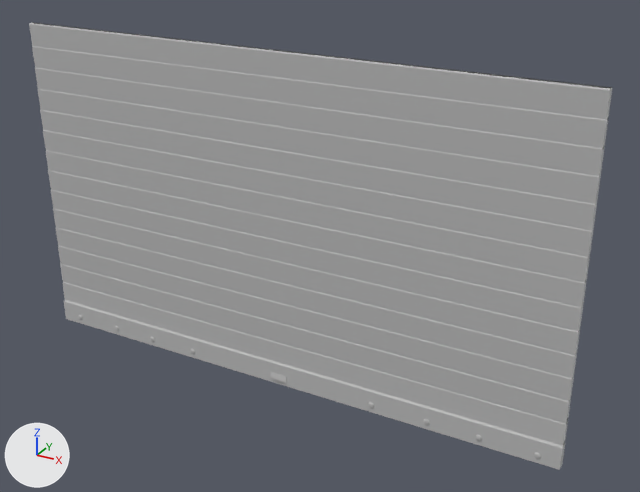
What one commit did to the FBX model Assets/Global/Art/Architecture/DoorGarage10m.fbx.
The view is the same before and after, from a camera (50 mm lens) standing at (7.45, -12.03, 8.94) and looking at (0.7, 0.25, 2.8). Lighting does not change. The marker at lower left points along +X, +Y and +Z. Where no turn or scale is listed for an object, it has been applied to the vertices.

Before the edit, the objects in view are built like this:
```python
me_doorgarage10m = bpy.data.meshes.new('DoorGarage10m')
me_doorgarage10m.from_pydata(...)  # 1576 vertices, 1292 faces; spans x -5.24..5.24, y -0.12..0.12, z 0.0..6.13
me_doorgarage10m.materials.append(mat_lambert)  # grey #bcbcbc
ob_doorgarage10m = bpy.data.objects.new('DoorGarage10m', me_doorgarage10m)
ob_doorgarage10m.location = (0.0, 0.0, 0.0)
```
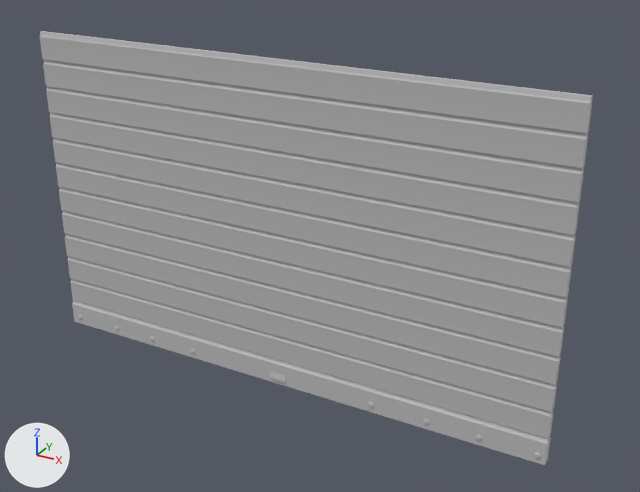
Edits to the bpy script that builds the scene:
```text
Change me_doorgarage10m:
    used by ob_doorgarage10m; location = (0.0, 0.0, 0.0)
    remove me_doorgarage10m.from_pydata(...)  # 1576 vertices, 1292 faces; spans x -5.24..5.24, y -0.12..0.12, z 0.0..6.13
    add me_doorgarage10m.from_pydata(...)  # 1624 vertices, 1328 faces; spans x -5.0..5.0, y -0.12..0.12, z 0.0..6.0
    me_doorgarage10m part 1: the loose piece of 36 vertices spanning x -5.24..5.24, y -0.06..0.07, z 0.43..0.93 is rebuilt with 36 vertices and now spans x -5.0..5.0, y -0.06..0.06, z 0.5..1.0
    me_doorgarage10m part 2: the loose piece of 36 vertices spanning x -5.24..5.24, y -0.09..0.09, z 0.0..0.5 is rebuilt with 36 vertices and now spans x -5.0..5.0, y -0.09..0.09, z 0.0..0.5
    me_doorgarage10m part 3: the loose piece of 24 vertices spanning x -5.24..5.24, y -0.06..0.07, z 4.89..5.33 is rebuilt with 36 vertices and now spans x -5.0..5.0, y -0.06..0.06, z 5.0..5.5
    me_doorgarage10m part 4: the loose piece of 24 vertices spanning x -5.24..5.24, y -0.06..0.07, z 3.28..3.71 is rebuilt with 36 vertices and now spans x -5.0..5.0, y -0.06..0.06, z 3.0..3.5
    me_doorgarage10m part 5: the loose piece of 24 vertices spanning x -5.24..5.24, y -0.06..0.07, z 2.87..3.3 is rebuilt with 36 vertices and now spans x -5.0..5.0, y -0.06..0.06, z 2.5..3.0
    me_doorgarage10m part 6: the loose piece of 24 vertices spanning x -5.24..5.24, y -0.06..0.07, z 1.65..2.08 is rebuilt with 36 vertices and now spans x -5.0..5.0, y -0.06..0.06, z 1.5..2.0
    me_doorgarage10m part 7: the loose piece of 24 vertices spanning x -5.24..5.24, y -0.06..0.07, z 1.25..1.68 is rebuilt with 36 vertices and now spans x -5.0..5.0, y -0.06..0.06, z 1.0..1.5
    me_doorgarage10m part 8: the loose piece of 24 vertices spanning x -5.24..5.24, y -0.06..0.07, z 5.29..5.73 is rebuilt with 36 vertices and now spans x -5.0..5.0, y -0.06..0.06, z 5.5..6.0
    me_doorgarage10m part 9: the loose piece of 24 vertices spanning x -5.24..5.24, y -0.06..0.07, z 3.68..4.12 is rebuilt with 36 vertices and now spans x -5.0..5.0, y -0.06..0.06, z 3.5..4.0
    me_doorgarage10m part 10: the loose piece of 24 vertices spanning x -5.24..5.24, y -0.06..0.07, z 2.06..2.49 is rebuilt with 36 vertices and now spans x -5.0..5.0, y -0.06..0.06, z 2.0..2.5
    me_doorgarage10m part 11: the loose piece of 24 vertices spanning x -5.24..5.24, y -0.06..0.07, z 4.08..4.52 is rebuilt with 36 vertices and now spans x -5.0..5.0, y -0.06..0.06, z 4.0..4.5
    me_doorgarage10m part 12: the loose piece of 24 vertices spanning x -5.24..5.24, y -0.06..0.07, z 4.49..4.92 is rebuilt with 36 vertices and now spans x -5.0..5.0, y -0.06..0.06, z 4.5..5.0
    me_doorgarage10m part 13: the loose piece of 24 vertices spanning x -5.24..5.24, y -0.06..0.07, z 5.7..6.13 is deleted
    me_doorgarage10m part 14: the loose piece of 24 vertices spanning x -5.24..5.24, y -0.06..0.07, z 2.46..2.89 is deleted
    me_doorgarage10m part 15: the loose piece of 24 vertices spanning x -5.24..5.24, y -0.06..0.07, z 0.84..1.27 is deleted
```

What differs and where, as boxes [x1, y1, x2, y2] in the pictures (640 x 492 px):
'DoorGarage10m', reshaped
    before: [29, 22, 612, 470]
    after: [40, 31, 593, 465]
part 1 of me_doorgarage10m, rebuilt
    before: [63, 282, 568, 445]
    after: [70, 278, 553, 439]
part 2 of me_doorgarage10m, rebuilt
    before: [64, 300, 565, 470]
    after: [72, 300, 551, 465]
part 3 of me_doorgarage10m, rebuilt
    before: [35, 68, 605, 177]
    after: [43, 59, 588, 168]
part 4 of me_doorgarage10m, rebuilt
    before: [46, 150, 590, 283]
    after: [56, 162, 571, 298]
part 5 of me_doorgarage10m, rebuilt
    before: [48, 170, 587, 308]
    after: [59, 187, 568, 327]
part 6 of me_doorgarage10m, rebuilt
    before: [55, 227, 577, 378]
    after: [65, 233, 560, 385]
part 7 of me_doorgarage10m, rebuilt
    before: [58, 246, 574, 401]
    after: [68, 256, 557, 412]
part 8 of me_doorgarage10m, rebuilt
    before: [32, 46, 608, 148]
    after: [40, 31, 593, 133]
part 9 of me_doorgarage10m, rebuilt
    before: [43, 130, 594, 257]
    after: [53, 138, 575, 267]
part 10 of me_doorgarage10m, rebuilt
    before: [53, 208, 580, 356]
    after: [62, 210, 564, 357]
part 11 of me_doorgarage10m, rebuilt
    before: [40, 110, 597, 231]
    after: [50, 112, 580, 235]
part 12 of me_doorgarage10m, rebuilt
    before: [38, 89, 601, 204]
    after: [46, 86, 584, 202]
part 13 of me_doorgarage10m, deleted
    before: [29, 22, 612, 120]
part 14 of me_doorgarage10m, deleted
    before: [51, 190, 583, 332]
part 15 of me_doorgarage10m, deleted
    before: [60, 264, 571, 424]
